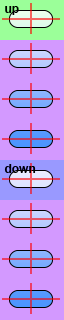
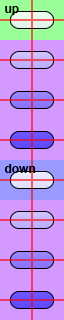
Revision of a layered 64 × 320 image; what changed, layer by layer:
painted on "crosshairs" over bbox(0, 0, 64, 320)
painted on "button outlines" (1st of 2) over bbox(9, 10, 54, 149)
painted on "button outlines" (2nd of 2) over bbox(9, 170, 54, 309)
